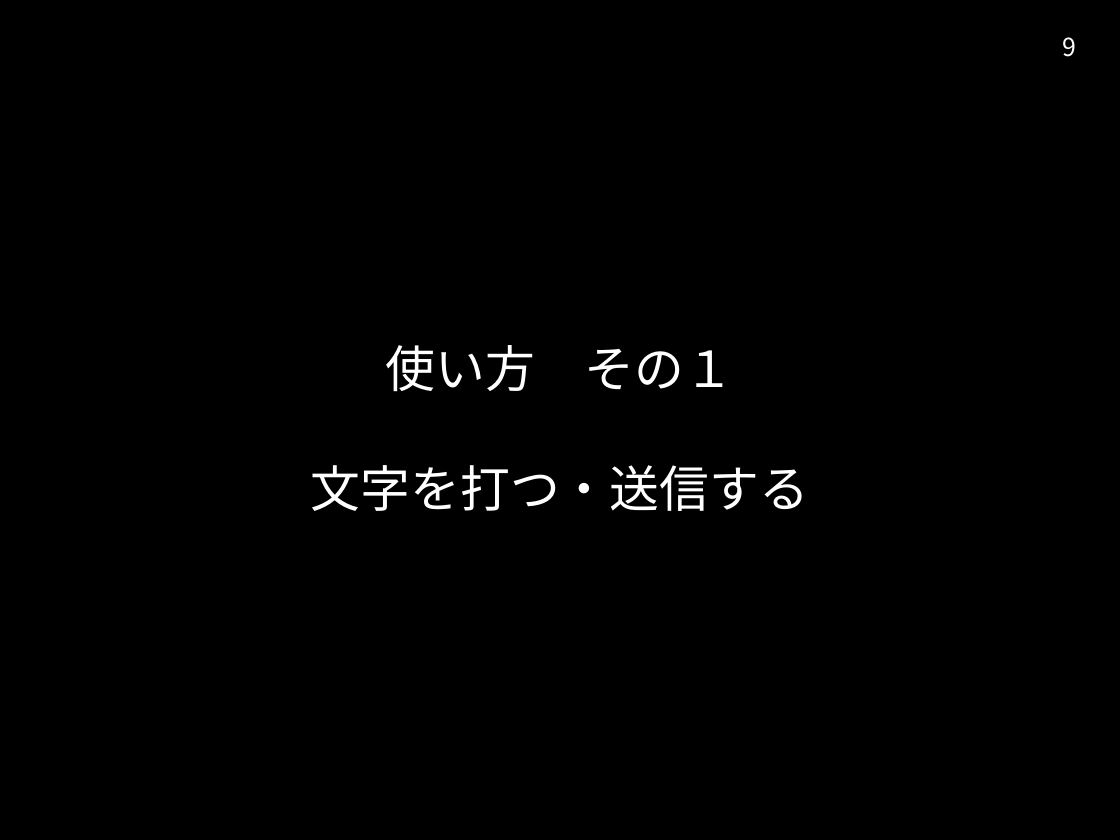
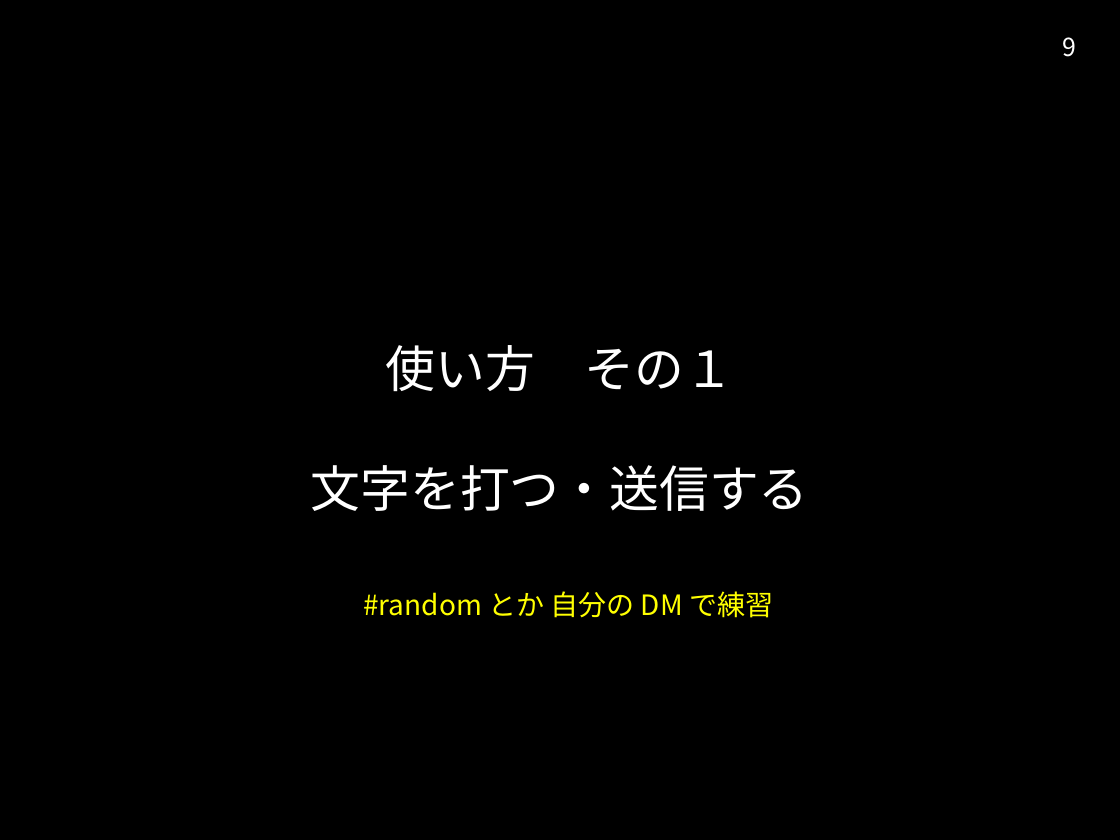
Before and after one commit to kottn/begin-slack, a slide deck: slide 9 of begin-slack.pptx. Drawn at 1120x840 pixels with LibreOffice and Linux fonts; fonts in the diff are those of the drawing. Boxes give left, top, right and bottom in pixels: in the first picture for what was removed or moved away, otherwise in the second. Text is boxed around its words. In the diff, an @@ line names an element or a change of style, - is before the commit and + after.

```diff
--- a/begin-slack.pptx
+++ b/begin-slack.pptx
@@ text added at box(363, 591, 773, 618), 18 pt, text #FFFF00 @@
+#random とか 自分の DM で練習
```
Also in this commit, not shown: 18 other slides changed, 2 slides added, 1 slide removed, 1 other file.
